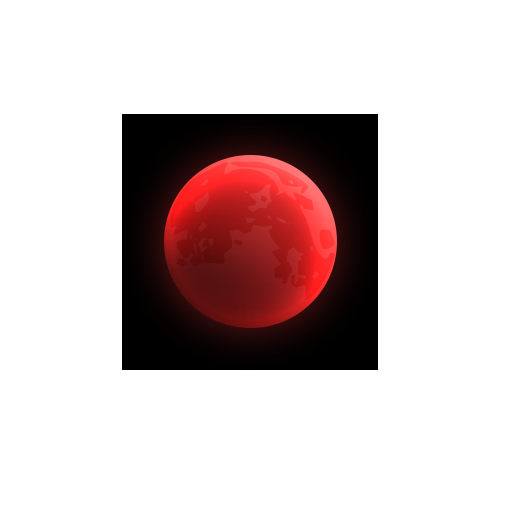
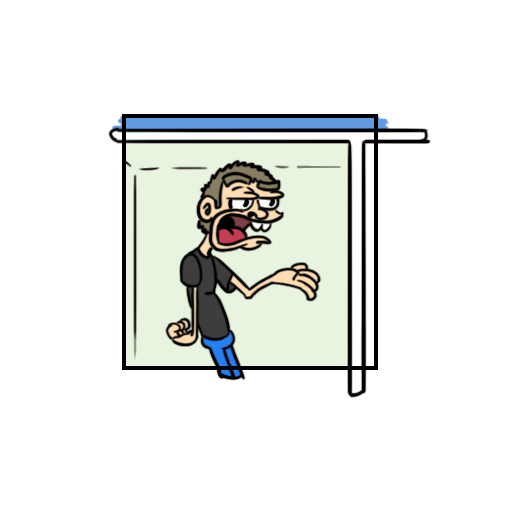
Layered file, before and after one edit (512x512). Changes by layer:
hid group "eclipse" (9 layers) over box(108, 115, 431, 399)
showed group "comic" (5 layers) over box(108, 115, 431, 399)
added layer "Rectangle 1 copy 8" in group "comic" over box(126, 118, 374, 366)
added layer "Layer 10" in group "comic" over box(108, 127, 431, 399)
added layer "Layer 11" in group "comic" over box(109, 115, 430, 397)
painted on "Rectangle 1 copy 6" over box(126, 118, 374, 366)
